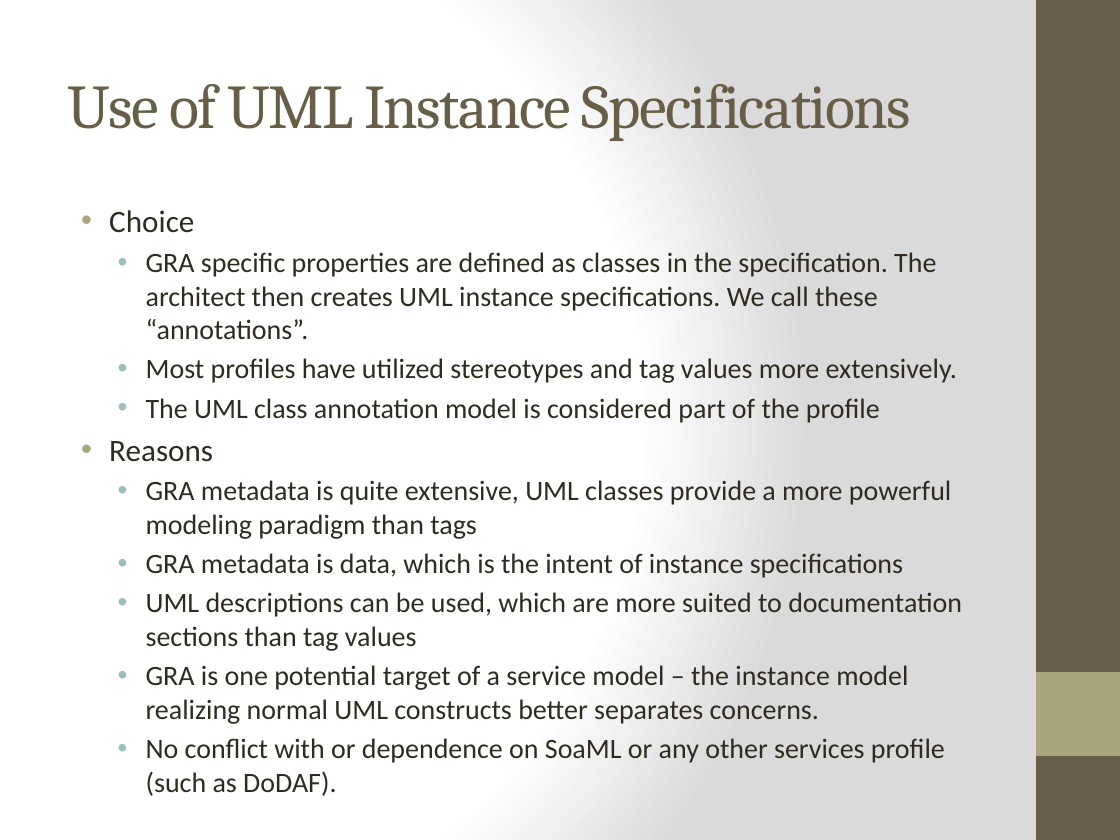
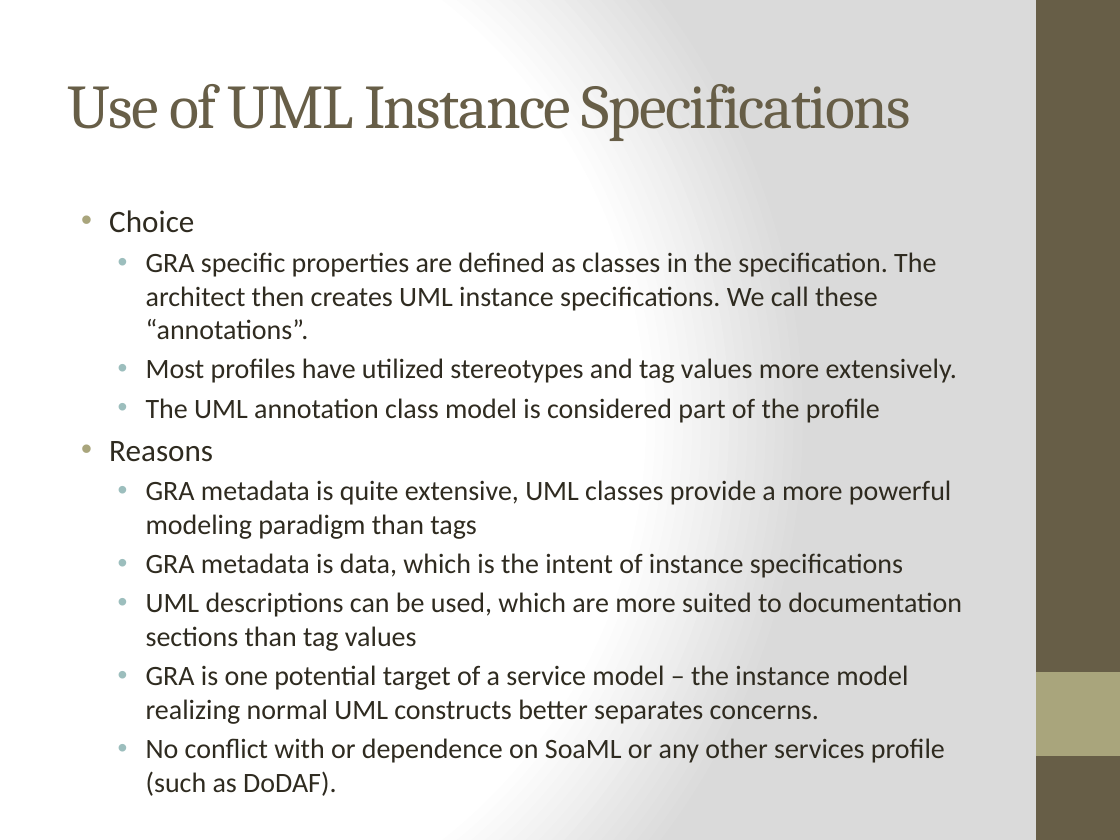
Before and after one commit to GRA-UML/specification, a slide deck: slide 5 of Discussion Documents/GRA UML OMG Initial Submission.pptx. Drawn at 1120x840 pixels with LibreOffice and Linux fonts; fonts in the diff are those of the drawing. Boxes give left, top, right and bottom in pixels: in the first picture for what was removed or moved away, otherwise in the second. Text is boxed around its words. In the diff, an @@ line names an element or a change of style, - is before the commit and + after.

```diff
--- a/Discussion Documents/GRA UML OMG Initial Submission.pptx
+++ b/Discussion Documents/GRA UML OMG Initial Submission.pptx
@@ text at <box>146,398,880,423</box>: text changed @@
-  • The UML class annotation model is considered part of the profile
+  • The UML annotation class model is considered part of the profile
```
Also in this commit, not shown: 4 other slides changed, 1 other file.
